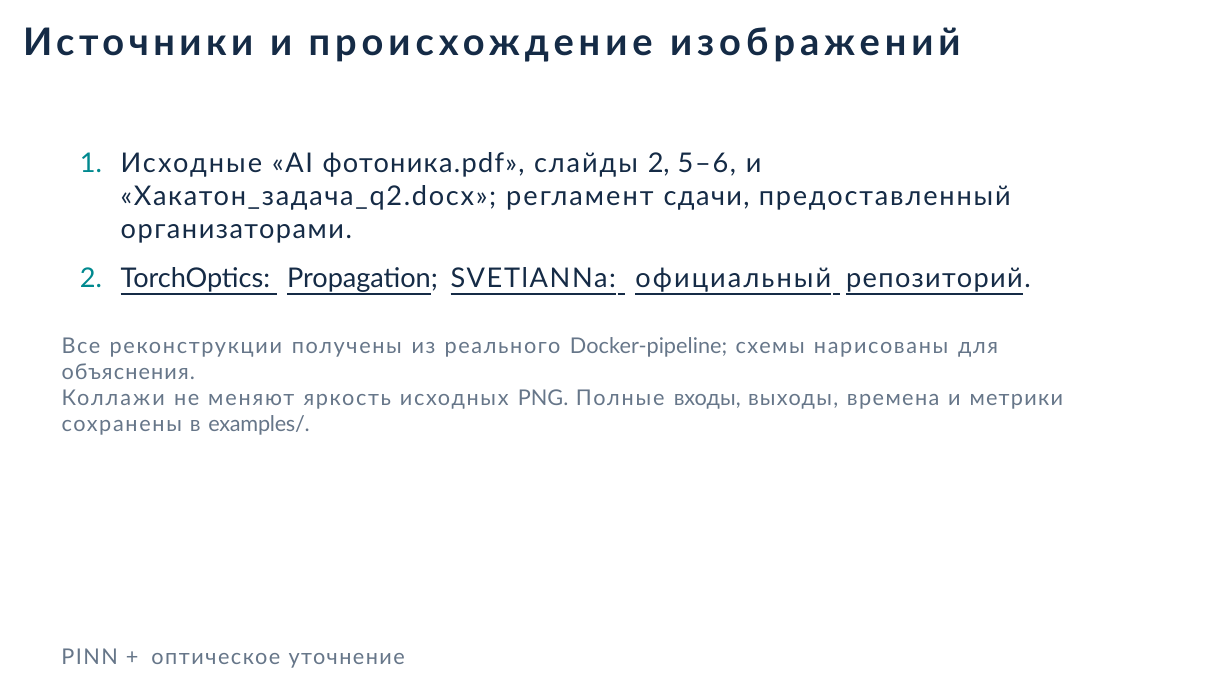
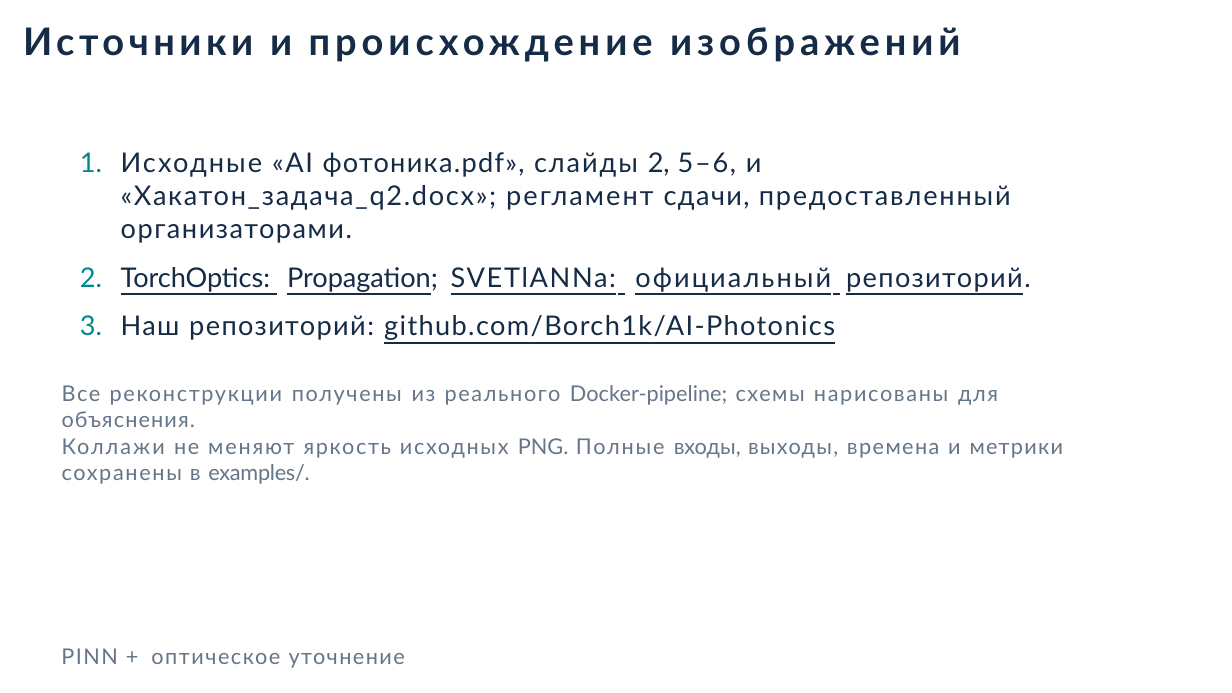
Before and after one commit to Borch1k/AI-Photonics, a slide deck: slide 13 of main.pptx. Drawn at 1232x693 pixels with LibreOffice and Linux fonts; fonts in the diff are those of the drawing. Boxes give left, top, right and bottom in pixels: in the first picture for what was removed or moved away, otherwise in the second. Text is boxed around its words. In the diff, an @@ line names an element or a change of style, - is before the commit and + after.

Commit message:
добавил ссылку на репу

```diff
--- a/main.pptx
+++ b/main.pptx
@@ text at (121,315,835,340): paragraph added @@
+3. Наш репозиторий: github.com/Borch1k/AI-Photonics
```
